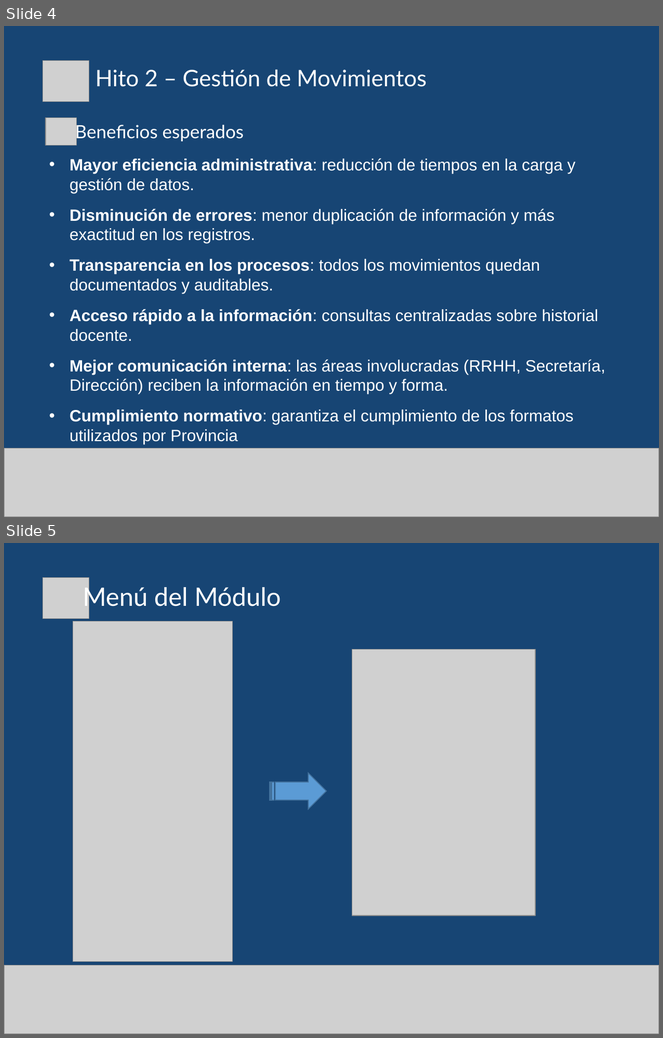
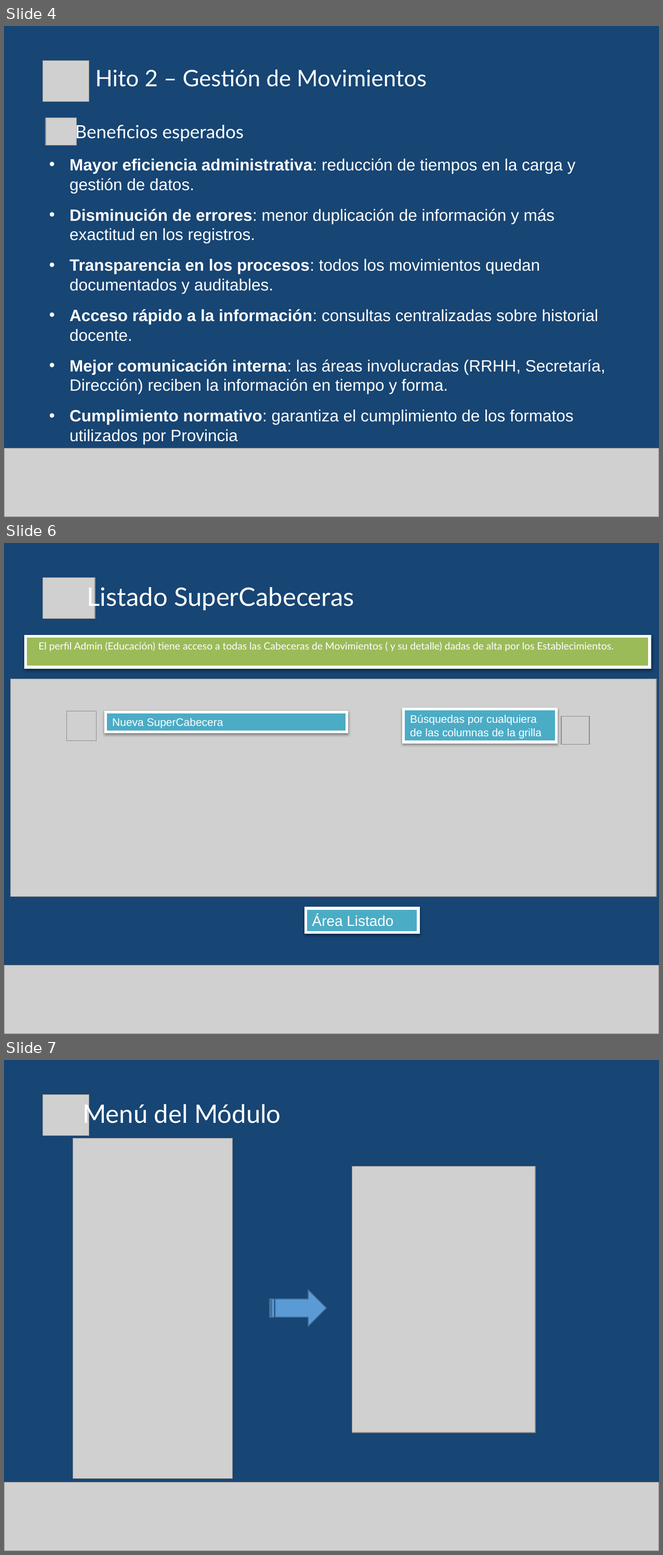
Before and after one commit to gabulopezmdq-ui/Eventia, a slide deck: Documentacion/DocumentacionProyecto/Instructivos/MEC_Instructivo6 - Movimientos-Educacion.pptx. Shown one above the other, each under a label of ours: slides 4 and 5 before the commit, slides 4, 6 and 7 after it; the slides between them are not shown. The pictures are 663x1038 and 663x1555 pixels, drawn with LibreOffice and Linux fonts; fonts in the diff are those of the drawing; grey boxes stand for pictures. Boxes give left, top, right and bottom in pixels: in the first picture for what was removed or moved away, otherwise in the second. Text is boxed around its words. In the diff, an @@ line names an element or a change of style, - is before the commit and + after.

```diff
--- a/Documentacion/DocumentacionProyecto/Instructivos/MEC_Instructivo6 - Movimientos-Educacion.pptx
+++ b/Documentacion/DocumentacionProyecto/Instructivos/MEC_Instructivo6 - Movimientos-Educacion.pptx
@@ slide 6 added at (4,543,659,1034), background #174574 @@
@@ picture added at (42,578,95,619) @@
@@ text added at (87,584,354,611), 28 pt, text #FFFFFF @@
+Listado SuperCabeceras
@@ rectangle added at (26,637,650,667), fill #9BBB59, outline #FFFFFF 3 pt, 11 pt, text #FFFFFF @@
+  El perfil Admin (Educación) tiene acceso a todas las Cabeceras de Movimientos ( y su detalle) dadas de alta por los Establecimientos.
@@ picture added at (11,679,657,897) @@
@@ picture added at (67,711,97,741) @@
@@ rectangle added at (105,712,347,732), fill #4BACC6, outline #FFFFFF 3 pt, 12 pt, text #FFFFFF @@
+Nueva SuperCabecera
@@ rectangle added at (404,709,556,742), fill #4BACC6, outline #FFFFFF 3 pt, 12 pt, text #FFFFFF @@
+Búsquedas por cualquiera de las columnas de la grilla
@@ picture added at (561,717,590,745) @@
@@ rectangle added at (306,909,419,933), fill #4BACC6, outline #FFFFFF 3 pt, 16 pt, text #FFFFFF @@
+Área Listado
@@ picture added at (4,966,659,1034) @@
@@ what was slide 5 is now slide 7 @@
```
Also in this commit, not shown: 2 other slides added, 18 other files.
